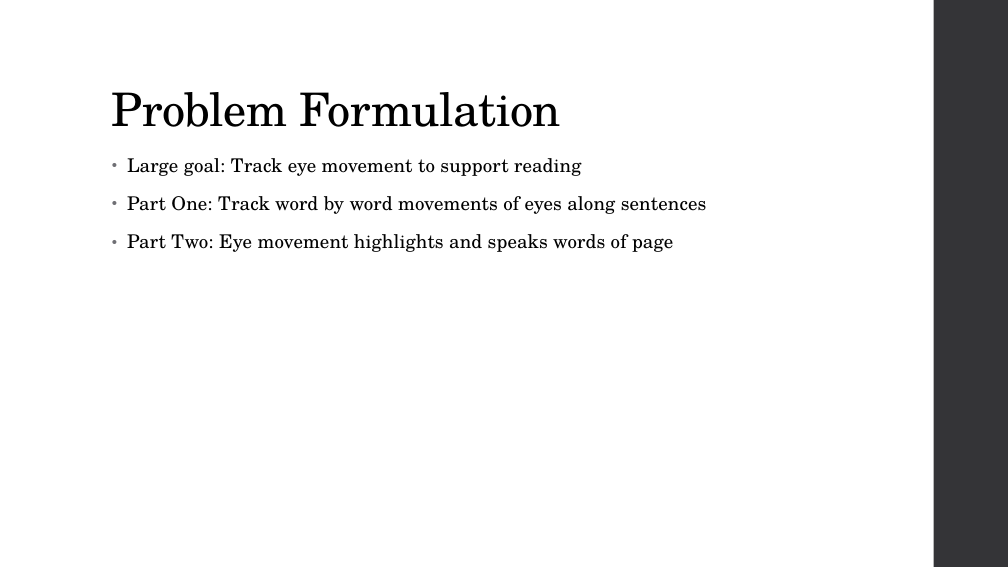
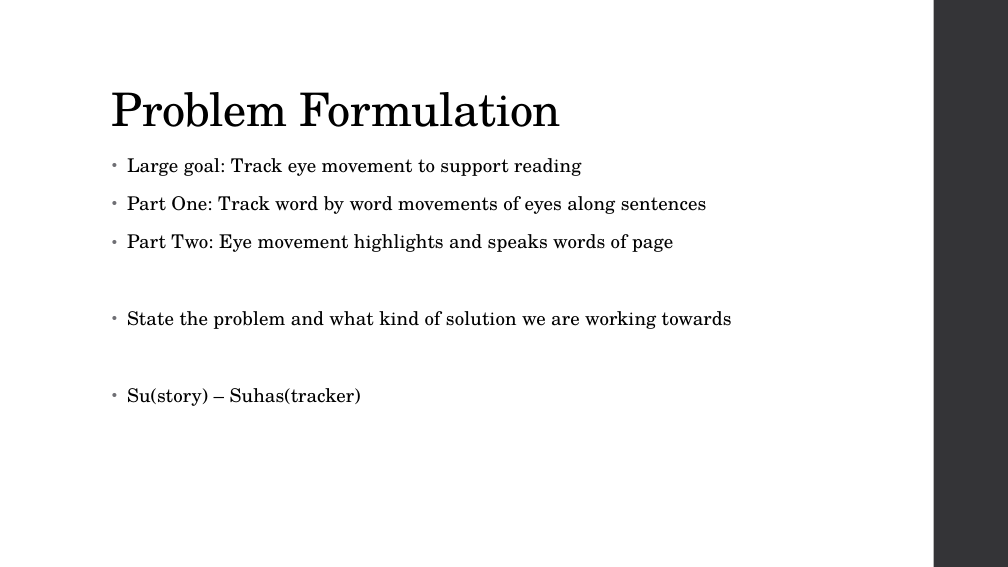
Before and after one commit to diederichk/StepCounter, a slide deck: slide 2 of ProposalPresentation/Proposal.pptx. Drawn at 1008x567 pixels with LibreOffice and Linux fonts; fonts in the diff are those of the drawing. Boxes give left, top, right and bottom in pixels: in the first picture for what was removed or moved away, otherwise in the second. Text is boxed around its words. In the diff, an @@ line names an element or a change of style, - is before the commit and + after.

```diff
--- a/ProposalPresentation/Proposal.pptx
+++ b/ProposalPresentation/Proposal.pptx
@@ text at [127,311,732,406]: paragraphs added @@
+• State the problem and what kind of solution we are working towards
+• Su(story) – Suhas(tracker)
```
Also in this commit, not shown: 5 other slides changed, 2 other files.
